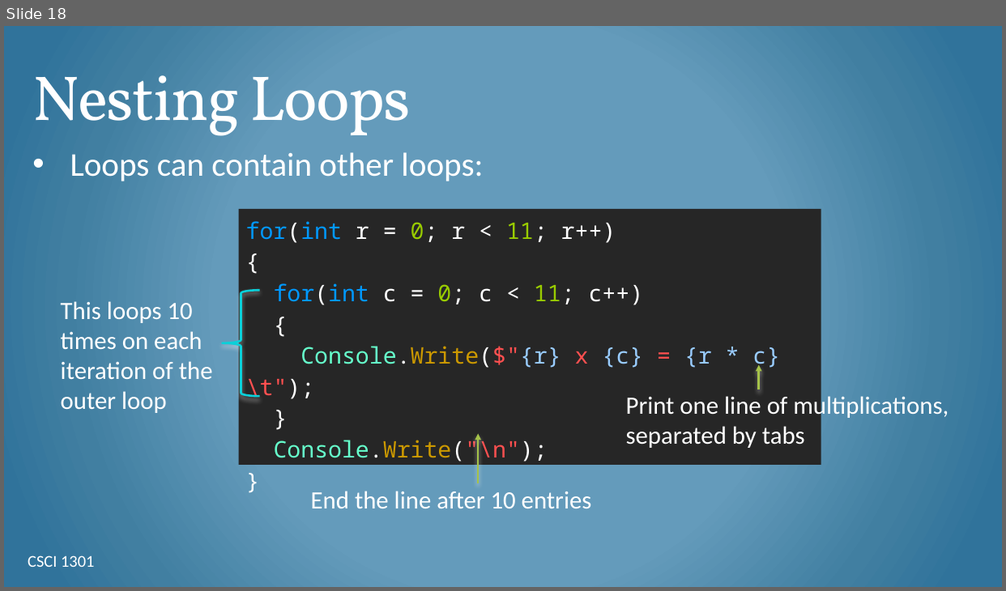
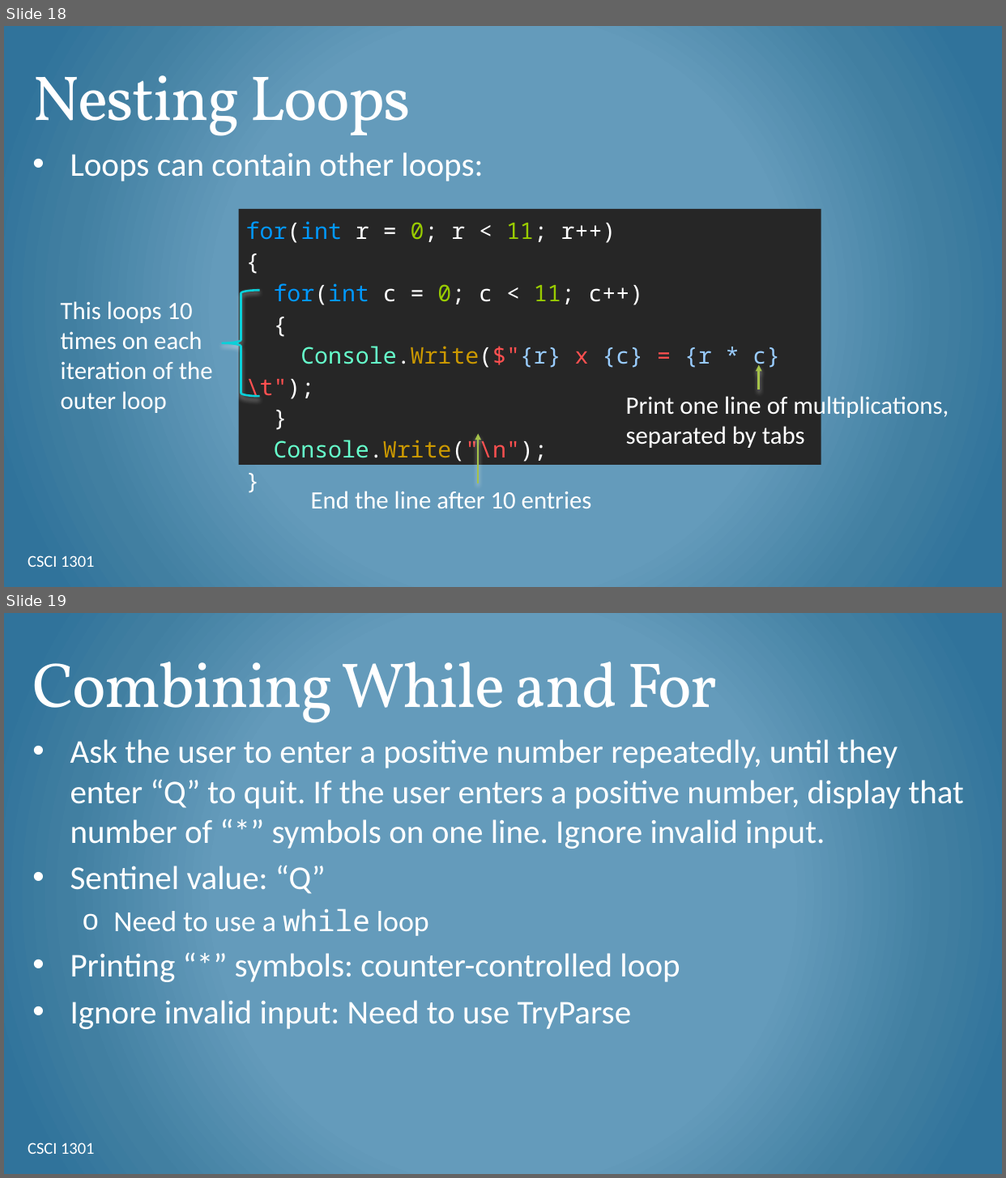
Before and after one commit to csci-1301/csci-1301.github.io, a slide deck: lectures/150_for_loops/For-Loops.pptx. Shown one above the other, each under a label of ours: slide 18 before the commit, slides 18 and 19 after it. The pictures are 1006x591 and 1006x1178 pixels, drawn with LibreOffice and Linux fonts; fonts in the diff are those of the drawing; background and template pictures are left out. Boxes give left, top, right and bottom in pixels: in the first picture for what was removed or moved away, otherwise in the second. Text is boxed around its words. In the diff, an @@ line names an element or a change of style, - is before the commit and + after.

```diff
--- a/lectures/150_for_loops/For-Loops.pptx
+++ b/lectures/150_for_loops/For-Loops.pptx
@@ slide 19 added at [4, 613, 1002, 1174], background gradient #659ABC to #427FA1 to #30759B @@
@@ title added at [32, 662, 717, 723], 61 pt, text #FFFFFF @@
+Combining While and For
@@ text added at [70, 739, 964, 1029], 32 pt, text #FFFFFF @@
+• Ask the user to enter a positive number repeatedly, until they enter “Q” to quit. If the user enters a positive number, display that number of “*” symbols on one line. Ignore invalid input.
+• Sentinel value: “Q”
+  o Need to use a while loop
+• Printing “*” symbols: counter-controlled loop
+• Ignore invalid input: Need to use TryParse
@@ text added at [27, 1143, 94, 1154], 16 pt, text #FFFFFF @@
+CSCI 1301
```
Also in this commit, not shown: 6 slides changed, 3 other slides added, 3 other files.
